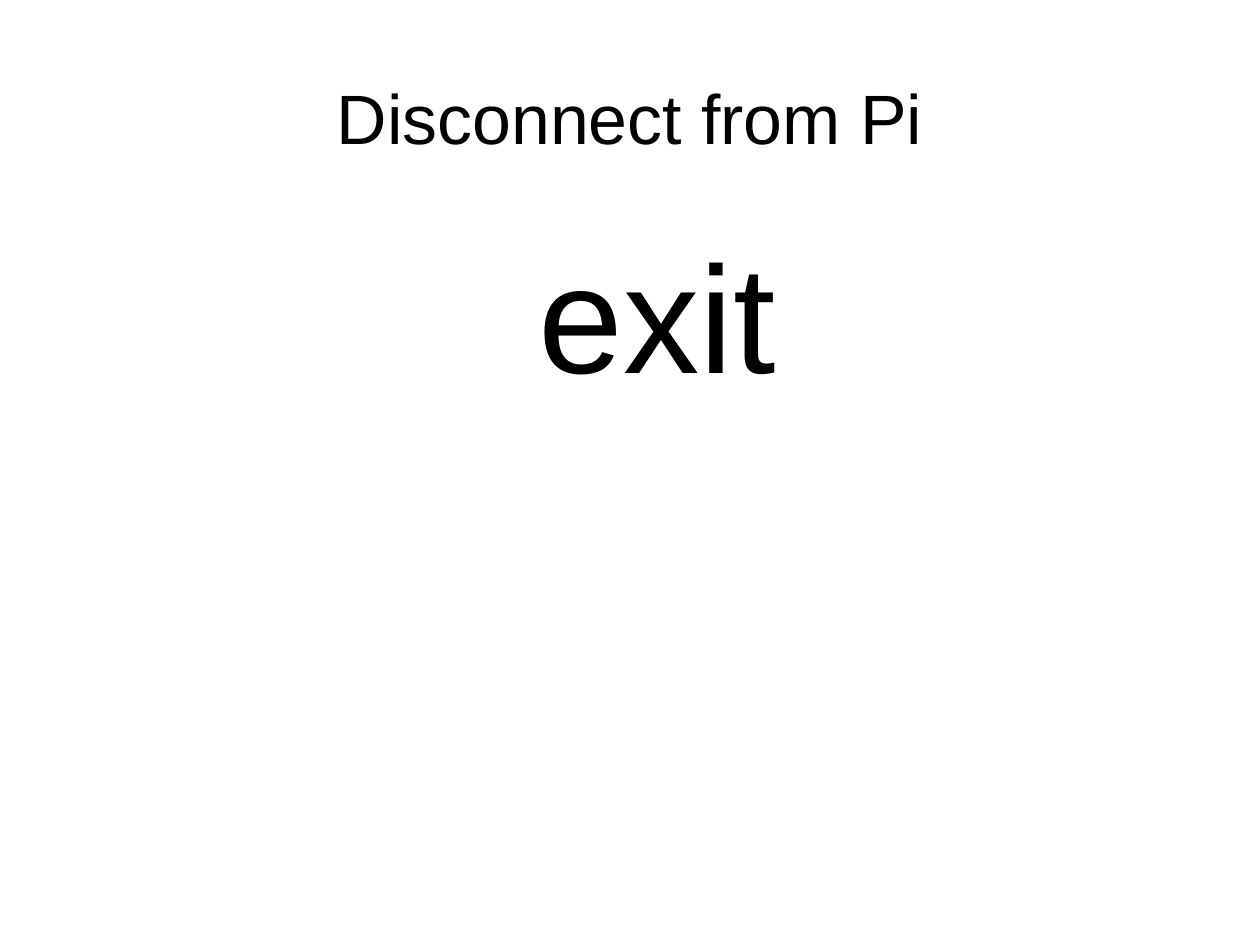
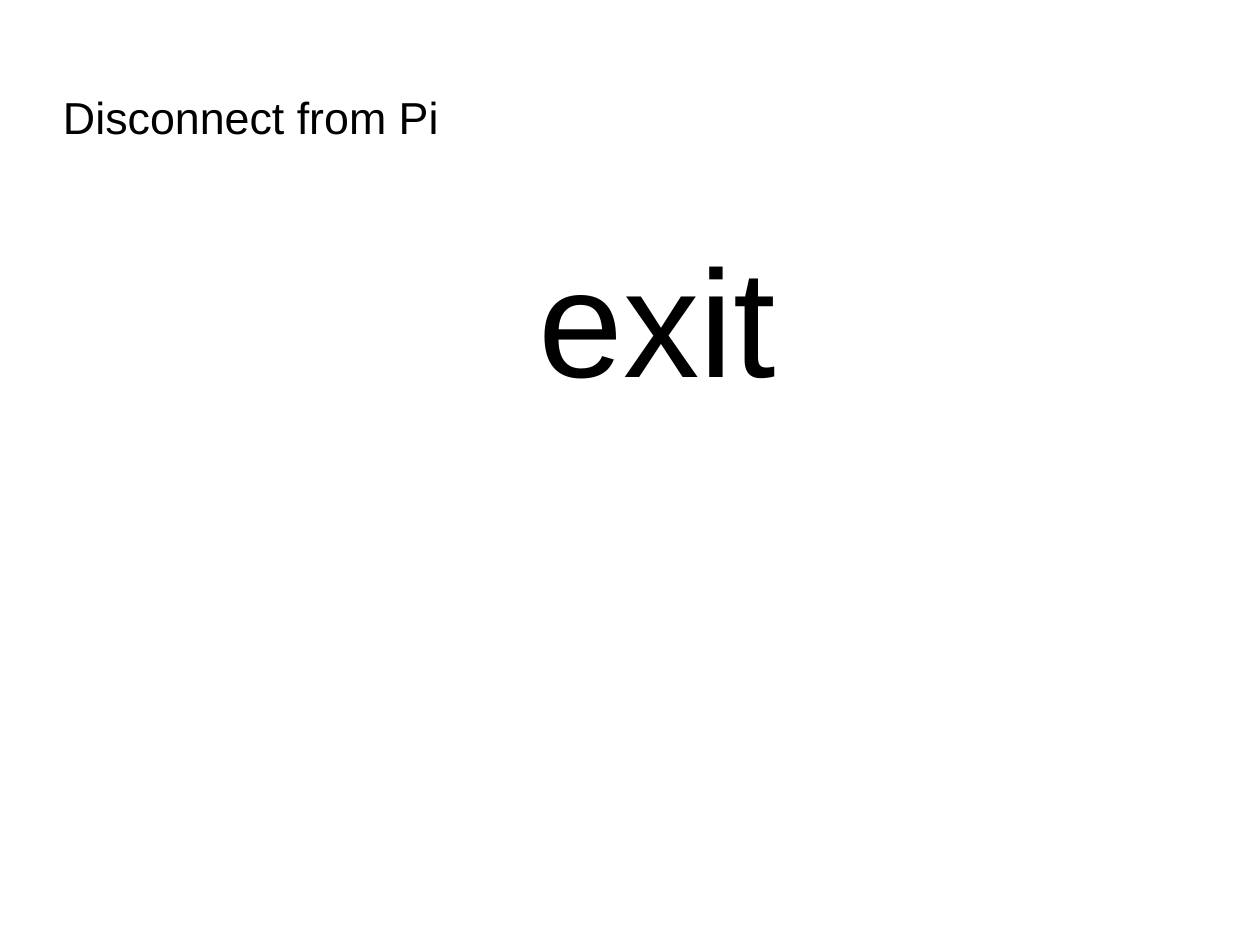
Before and after one commit to Oflameo/sshvnc_ws, a slide deck: slide 10 of doc/sshvnc.odp. Drawn at 1260x945 pixels with LibreOffice and Linux fonts; fonts in the diff are those of the drawing; background and template pictures are left out. Boxes give left, top, right and bottom in pixels: in the first picture for what was removed or moved away, otherwise in the second. Text is boxed around its words. In the diff, an @@ line names an element or a change of style, - is before the commit and + after.

```diff
--- a/doc/sshvnc.odp
+++ b/doc/sshvnc.odp
@@ title "Disconnect from Pi": place and size @@
-title "Disconnect from Pi" at [337,93,922,145]
+title "Disconnect from Pi" at [63,101,439,135]
@@ title "Disconnect from Pi" at [63,101,439,135]: size 44 to 28.2 pt; alignment centre to left @@
@@ text "exit": place and size @@
-text "exit" at [538,262,775,375]
+text "exit" at [538,266,775,379]
```
Also in this commit, not shown: 11 other slides changed, 2 other files.
